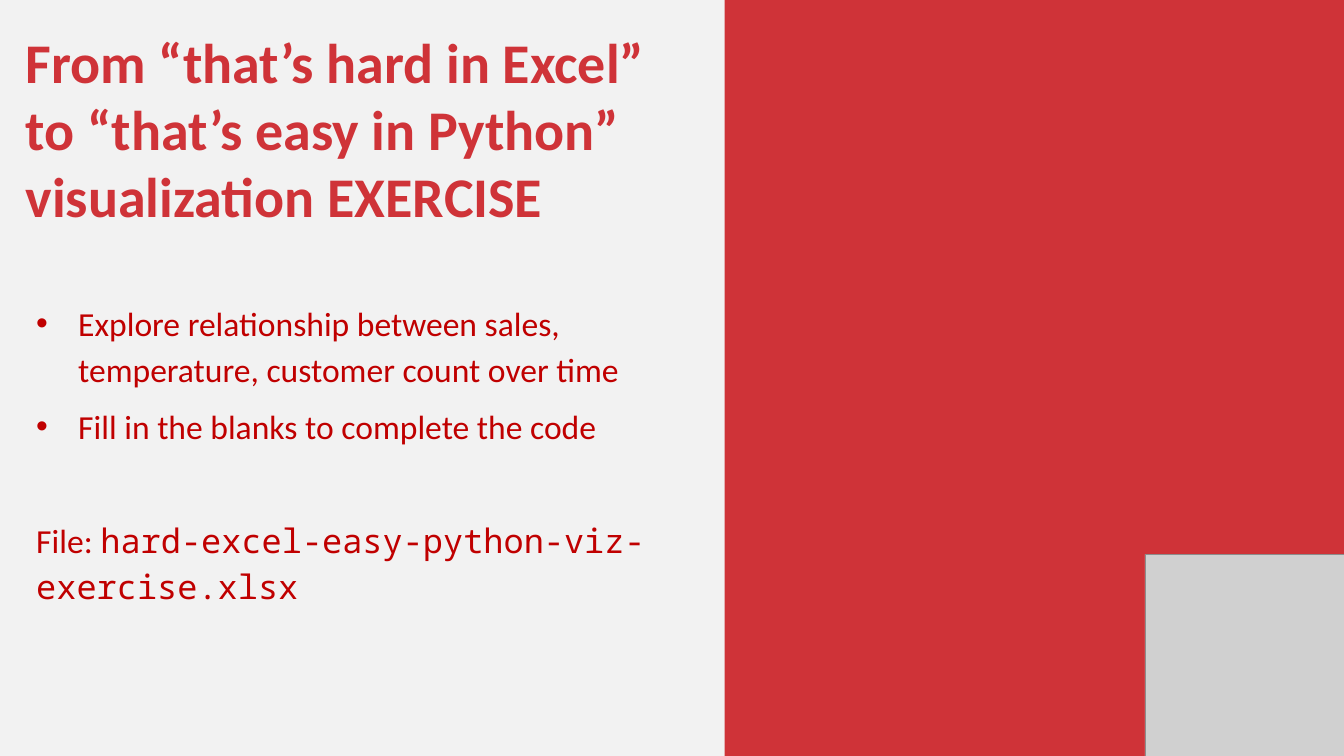
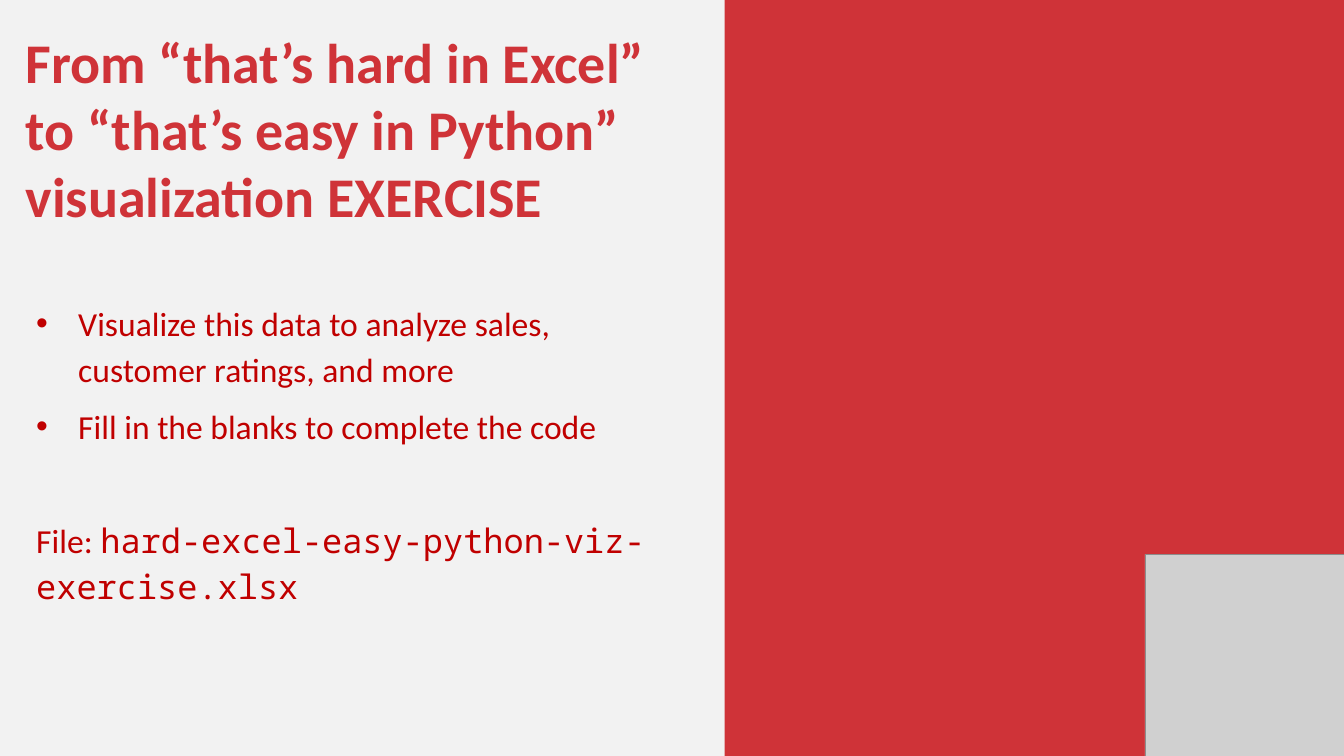
Before and after one commit to stringfestdata/python-powered-excel, a slide deck: slide 13 of python-powered-excel.pptx. Drawn at 1344x756 pixels with LibreOffice and Linux fonts; fonts in the diff are those of the drawing; grey boxes stand for pictures. Boxes give left, top, right and bottom in pixels: in the first picture for what was removed or moved away, otherwise in the second. Text is boxed around its words. In the diff, an @@ line names an element or a change of style, - is before the commit and + after.

```diff
--- a/python-powered-excel.pptx
+++ b/python-powered-excel.pptx
@@ text at (x1=78, y1=312, x2=550, y2=388): text changed @@
-• Explore relationship between sales, temperature, customer count over time
+• Visualize this data to analyze sales, customer ratings, and more
```
Also in this commit, not shown: 5 other slides changed, 4 other files.
